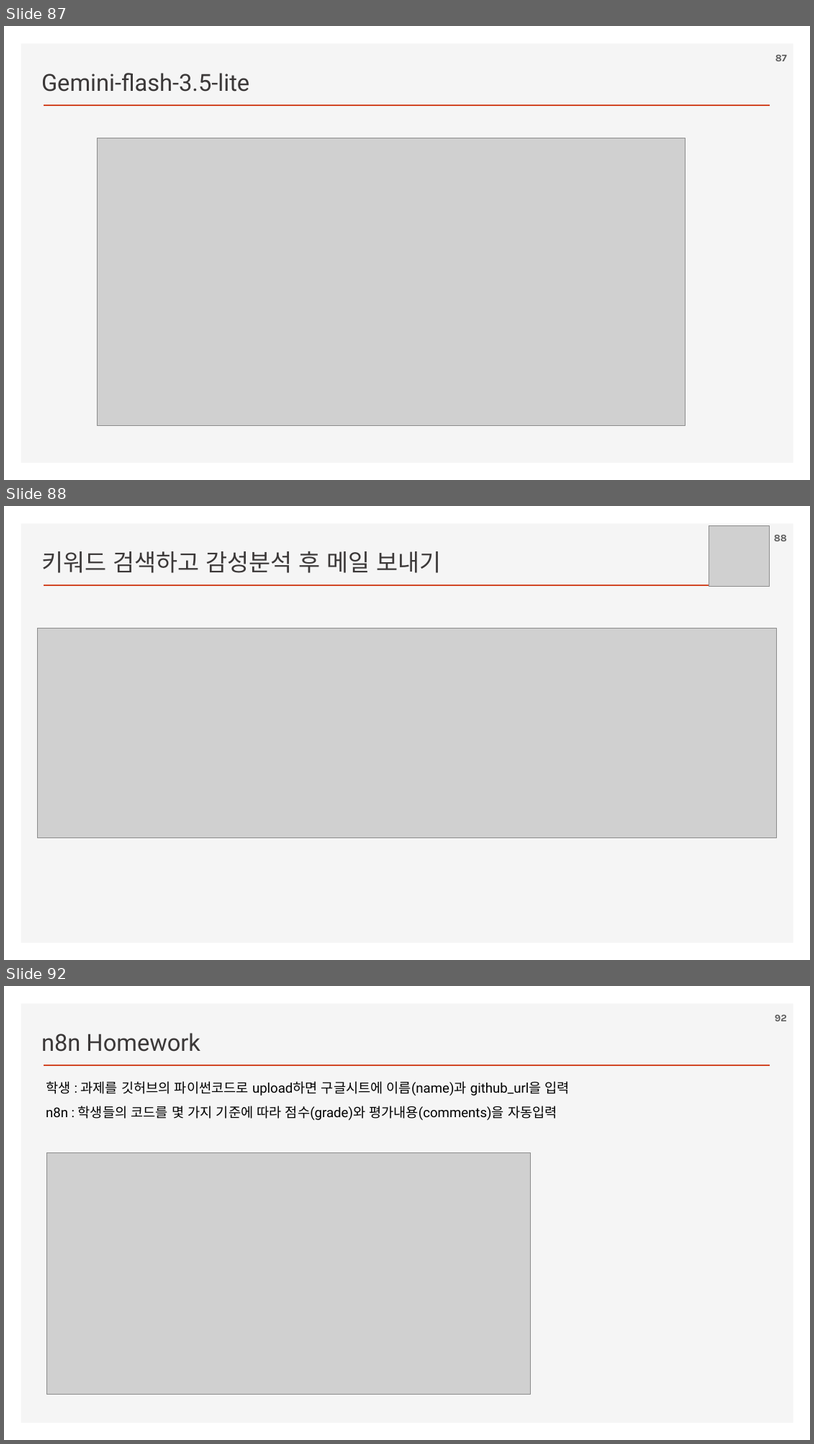
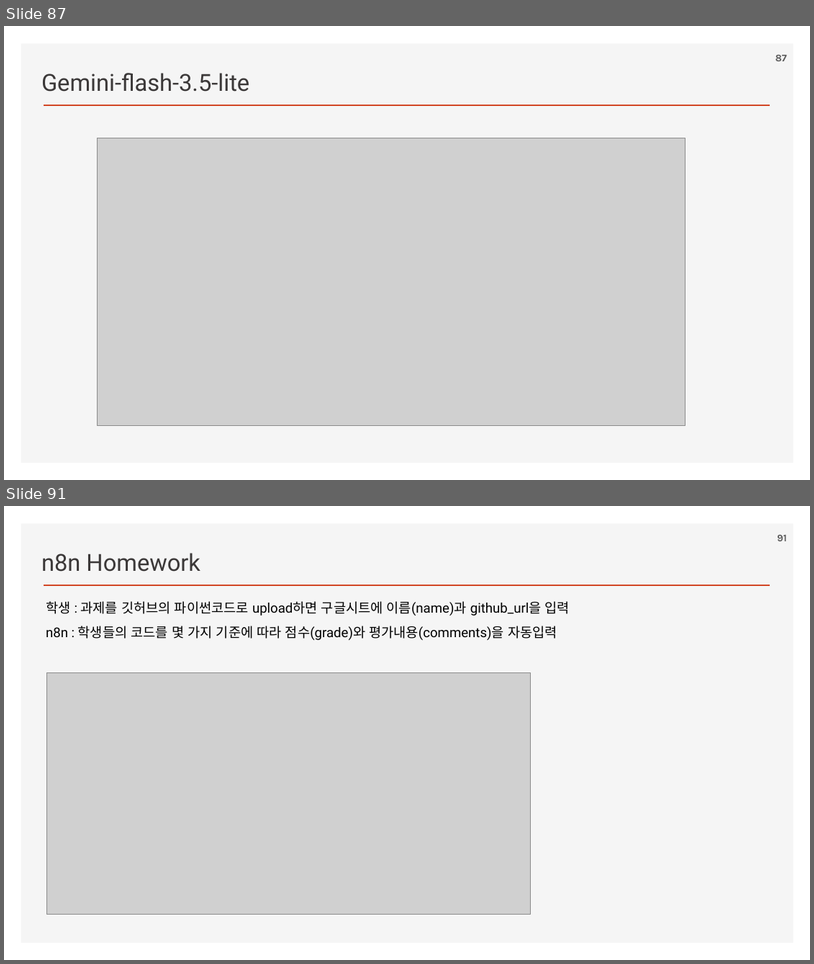
Before and after one commit to ancestor9/2026_Fall_AI-Workflow, a slide deck: PPTs/04_AI Workflow_n8n.pptx. Shown one above the other, each under a label of ours: slides 87, 88 and 92 before the commit, slides 87 and 91 after it; the slides between them are not shown. The pictures are 814x1444 and 814x964 pixels, drawn with LibreOffice and Linux fonts; fonts in the diff are those of the drawing; grey boxes stand for pictures; background and template pictures are left out. Boxes give left, top, right and bottom in pixels: in the first picture for what was removed or moved away, otherwise in the second. Text is boxed around its words. In the diff, an @@ line names an element or a change of style, - is before the commit and + after.

```diff
--- a/PPTs/04_AI Workflow_n8n.pptx
+++ b/PPTs/04_AI Workflow_n8n.pptx
@@ slide 88 removed at (4,506,810,960), background #FFFFFF; not listed: 2 template elements that a slide beside it also shows @@
@@ picture removed at (710,526,770,587) @@
@@ page number removed at (774,535,787,541) @@
-88
@@ text removed at (41,551,442,573) @@
-키워드 검색하고 감성분석 후 메일 보내기
@@ picture removed at (37,628,777,838) @@
@@ what was slide 92 is now slide 91 @@
@@ page number at (777,535,787,541): text changed @@
-92
+91
```
Also in this commit, not shown: 3 slides changed, 3 slides added.
